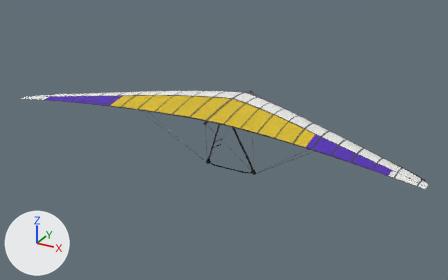
A saved change to the Blender file assets/source/glider_moyes_litespeed_rx.blend.
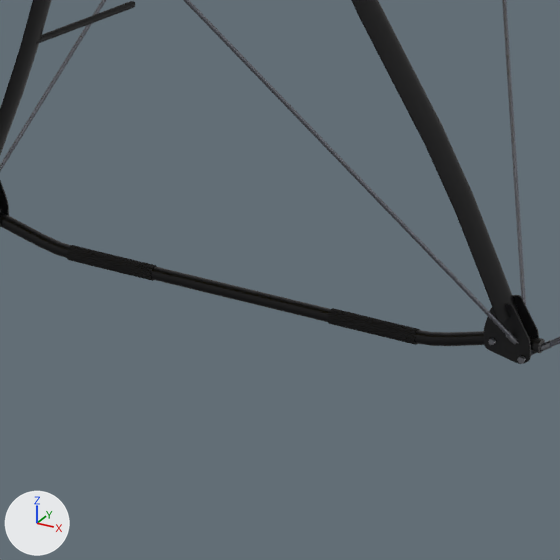
Each version appears first whole from a 50 mm lens placed at (6.77, -12.38, 5.45), pointed at (0.01, -0.09, -0.7), and next in a close-up on the part from 47% to 57% of the width and 51% to 68% of the height. The lights are fixed; the arrows at lower left show +X, +Y and +Z. The older version's two pictures come first.

Objects in the first close-up: 'ControlFrame'.
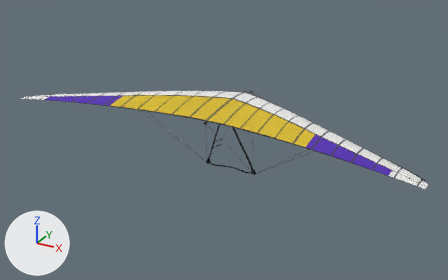
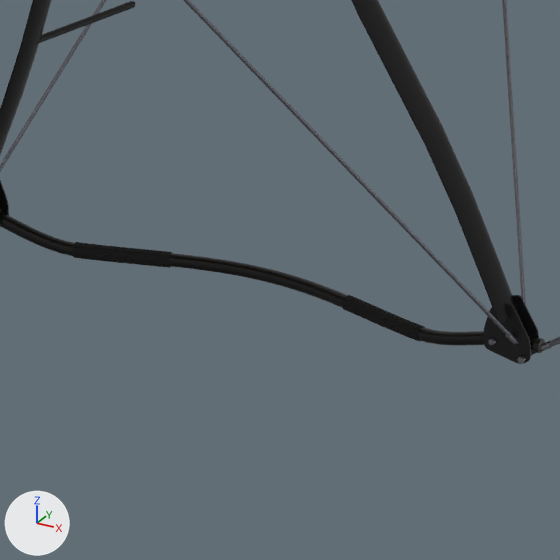
The edits, one by one:
me_controlframe is used by ob_controlframe; location (0.0, 0.0, 0.0).
me_controlframe had 4034 vertices, 1990 faces and spanned x -3.08..3.08, y -0.96..1.31, z -1.67..0.09.
me_controlframe now has 4642 vertices, 2598 faces and spans x -3.08..3.08, y -0.96..1.31, z -1.67..0.09.
me_controlframe part 1: 2 vertices moved within x -0.51..0.51, y 0.29, z -1.64; 248 vertices removed from x -0.64..0.64, y 0.26..0.29, z -1.67..-1.59; 856 vertices added at x -0.65..0.65, y 0.26..0.4, z -1.67..-1.59.
Other edits to the shape of me_controlframe do not show in these pictures.

What differs and where, as boxes [x1, y1, x2, y2] in the close-ups (560 x 560 px):
part 1 of me_controlframe, reshaped: [0, 212, 484, 346] in both
